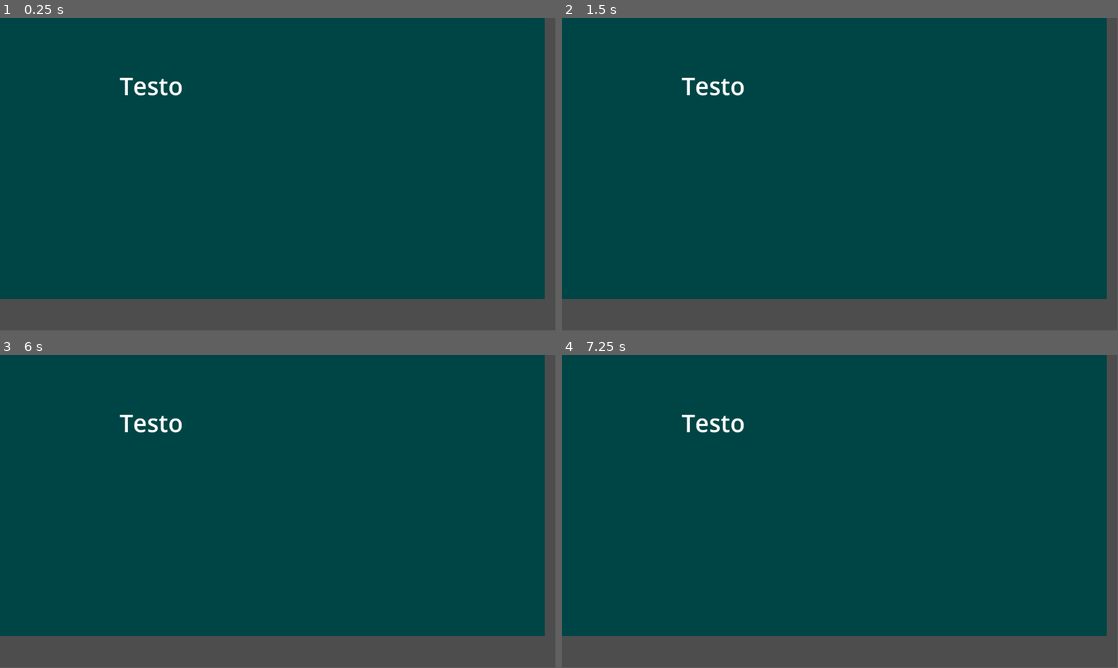
Above: before the commit, frames 1-4 (two rows, left to right).
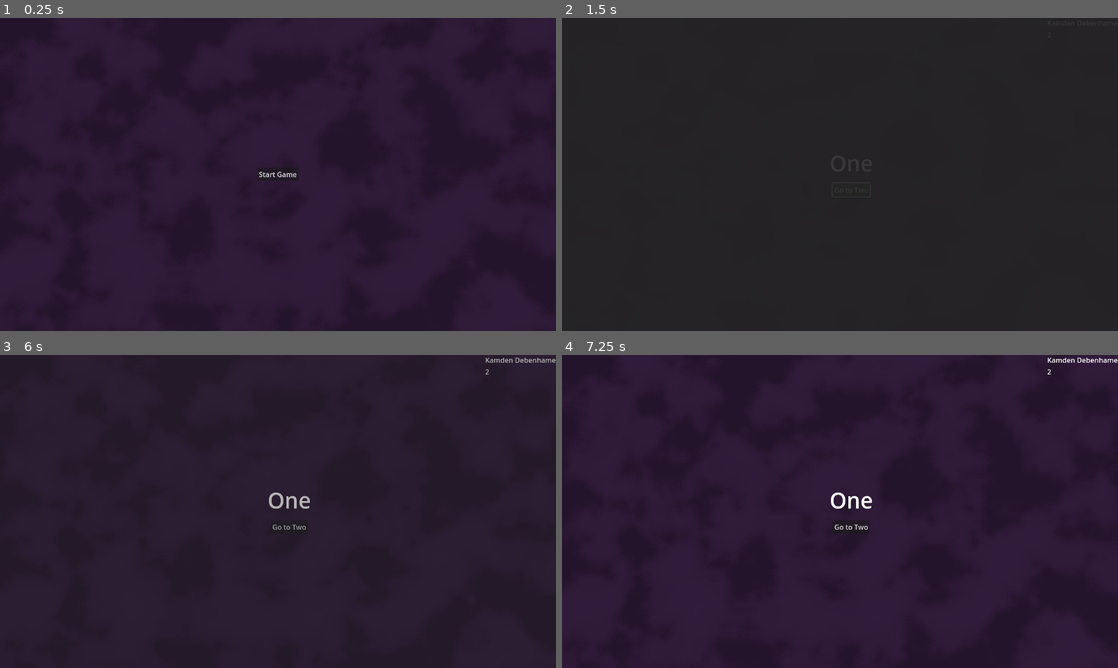
Above: after the commit, the same moments.

Repository: fiobabig/PirateJam16
Game: Godot game, scene res://app/game.tscn
Same seed, same stepped clock (60 frames per second), same inputs: the game is played once before the commit and once after it. Before the commit the project starts from res://game.tscn.
Inputs (mouse positions are in pixels of both pictures, inside the frame that each line leads up to):
- Up to frame 1 (0.25 s): no input
- Up to frame 2 (1.5 s): click (840, 174) at 0.5 s, where only the run after the commit has a clickable "Start Game"; click (851, 190) at 1.25 s, where only the run after the commit has a clickable "Go to Two"
- Up to frame 3 (6 s): click (289, 527) at 2 s, where only the run after the commit has a clickable "Go to One"; click (289, 527) at 2.75 s, where only the run after the commit has a clickable "Go to Two"; click (289, 527) at 3.5 s, where only the run after the commit has a clickable "Go to One"; click (289, 527) at 4.25 s, where only the run after the commit has a clickable "Go to Two"; click (289, 527) at 5 s, where only the run after the commit has a clickable "Go to One"; tap Enter at 5.75 s; tap F at 5.85 s
- Up to frame 4 (7.25 s): tap Space at 6.5 s; tap F at 6.6 s
In our replay, the window is 799x449 before the commit and 800x450 after it. These sizes can differ from the game's own. Grey fills any space a smaller window leaves; there, only what the larger window draws over its background counts as a difference.

The runs differ from the first frame. In frame 1, 100% of the frame differs, in the area x 0-100%, y 0-100%; in frame 2, 100%; in frame 3, 100%; in frame 4, 100%.

Commit message:
Initial basic structure

Diff:
--- /dev/null
+++ b/app/game.gd
@@ -0,0 +1 @@
+extends Node2D
--- /dev/null
+++ b/app/game.tscn
@@ -0,0 +1,35 @@
+[gd_scene load_steps=6 format=3 uid="uid://fsrbi8ynj3jj"]
+
+[ext_resource type="Script" path="res://app/game.gd" id="1_kxao5"]
+[ext_resource type="PackedScene" uid="uid://ctcsydwnhb4ii" path="res://events/event_frame.tscn" id="2_d4hr3"]
+[ext_resource type="Texture2D" uid="uid://cfw1uuxxcitax" path="res://assets/bg.png" id="3_n1a3n"]
+[ext_resource type="PackedScene" uid="uid://d36o7vkm36qq" path="res://bearer/display/bearer_display.tscn" id="3_n5eym"]
+[ext_resource type="PackedScene" uid="uid://dpceg7ay1xdu6" path="res://main_menu/main_menu.tscn" id="4_a2yak"]
+
+[node name="Game" type="Node2D"]
+script = ExtResource("1_kxao5")
+
+[node name="CanvasLayer" type="CanvasLayer" parent="."]
+
+[node name="BG" type="TextureRect" parent="CanvasLayer"]
+anchors_preset = 15
+anchor_right = 1.0
+anchor_bottom = 1.0
+grow_horizontal = 2
+grow_vertical = 2
+texture = ExtResource("3_n1a3n")
+
+[node name="BearerDisplay" parent="CanvasLayer" instance=ExtResource("3_n5eym")]
+anchors_preset = 1
+anchor_left = 1.0
+anchor_bottom = 0.0
+offset_left = -1.0
+offset_bottom = 50.0
+grow_horizontal = 0
+grow_vertical = 1
+size_flags_horizontal = 8
+size_flags_vertical = 0
+
+[node name="EventFrame" parent="CanvasLayer" instance=ExtResource("2_d4hr3")]
+
+[node name="MainMenu" parent="CanvasLayer" instance=ExtResource("4_a2yak")]
--- /dev/null
+++ b/bearer/bearer_resource.gd
@@ -0,0 +1,5 @@
+extends Resource
+class_name BearerResource
+
+@export var name: String
+@export var hp: int
--- /dev/null
+++ b/bearer/display/bearer_display.gd
@@ -0,0 +1,13 @@
+extends MarginContainer
+
+@onready var name_label: Label = %Name
+@onready var hp_label: Label = %HP
+
+
+func _ready() -> void:
+	BearerService.changed.connect(_on_bearer_changed)
+
+
+func _on_bearer_changed(bearer: BearerResource):
+	name_label.text = bearer.name
+	hp_label.text = str(bearer.hp)
--- /dev/null
+++ b/bearer/display/bearer_display.tscn
@@ -0,0 +1,22 @@
+[gd_scene load_steps=2 format=3 uid="uid://d36o7vkm36qq"]
+
+[ext_resource type="Script" path="res://bearer/display/bearer_display.gd" id="1_n2u0n"]
+
+[node name="BearerDisplay" type="MarginContainer"]
+anchors_preset = 15
+anchor_right = 1.0
+anchor_bottom = 1.0
+grow_horizontal = 2
+grow_vertical = 2
+script = ExtResource("1_n2u0n")
+
+[node name="VBoxContainer" type="VBoxContainer" parent="."]
+layout_mode = 2
+
+[node name="Name" type="Label" parent="VBoxContainer"]
+unique_name_in_owner = true
+layout_mode = 2
+
+[node name="HP" type="Label" parent="VBoxContainer"]
+unique_name_in_owner = true
+layout_mode = 2
--- /dev/null
+++ b/bearer/service/bearer_service.gd
@@ -0,0 +1,19 @@
+extends Node
+
+signal changed(bearer: BearerResource)
+
+var current: BearerResource
+
+var first_names: Array[String] = ["Kamden", "Eadwulf", "Leigh", "Camdyn", "Huxley"]
+var last_names: Array[String] = ["Grovese", "Debenhame", "Brewere", "Goode", "Stoddarde"]
+
+
+func create():
+	var first_name = first_names[randi() % first_names.size()]
+	var last_name = last_names[randi() % last_names.size()]
+
+	current = BearerResource.new()
+	current.name = first_name + " " + last_name
+	current.hp = (randi() % 10) + 1
+
+	changed.emit(current)
--- /dev/null
+++ b/bearer/service/bearer_service.tscn
@@ -0,0 +1,6 @@
+[gd_scene load_steps=2 format=3 uid="uid://dcrdr0y23lf4u"]
+
+[ext_resource type="Script" path="res://bearer/service/bearer_service.gd" id="1_0pngv"]
+
+[node name="BearerService" type="Node"]
+script = ExtResource("1_0pngv")
--- /dev/null
+++ b/events/event_frame.gd
@@ -0,0 +1,32 @@
+extends MarginContainer
+
+@onready var content_contaner: Container = $ContentContainer
+@onready var fade: ColorRect = $Fade
+
+var _current_instance: Node
+
+
+func _ready() -> void:
+	fade.modulate.a = 0.0
+
+	EventService.event_changed.connect(_on_event_changed)
+
+
+func _on_event_changed(event: EventResource):
+	var tween = create_tween()
+	tween.tween_property(fade, "modulate:a", 1.0, 0.35)
+
+	await tween.finished
+
+	if _current_instance != null:
+		_current_instance.queue_free()
+
+	_current_instance = event.scene.instantiate()
+	content_contaner.add_child(_current_instance)
+
+	await get_tree().create_timer(0.35).timeout
+
+	tween = create_tween()
+	tween.tween_property(fade, "modulate:a", 0.0, 0.35)
+
+	await tween.finished
--- /dev/null
+++ b/events/event_frame.tscn
@@ -0,0 +1,23 @@
+[gd_scene load_steps=2 format=3 uid="uid://ctcsydwnhb4ii"]
+
+[ext_resource type="Script" path="res://events/event_frame.gd" id="1_sllxa"]
+
+[node name="EventFrame" type="MarginContainer"]
+anchors_preset = 15
+anchor_right = 1.0
+anchor_bottom = 1.0
+grow_horizontal = 2
+grow_vertical = 2
+script = ExtResource("1_sllxa")
+
+[node name="ContentContainer" type="GridContainer" parent="."]
+layout_mode = 2
+size_flags_horizontal = 3
+size_flags_vertical = 3
+
+[node name="Fade" type="ColorRect" parent="."]
+layout_mode = 2
+size_flags_horizontal = 3
+size_flags_vertical = 3
+mouse_filter = 2
+color = Color(0.140447, 0.140447, 0.140447, 1)
--- /dev/null
+++ b/events/event_resource.gd
@@ -0,0 +1,5 @@
+extends Resource
+class_name EventResource
+
+@export var name: String
+@export var scene: PackedScene
--- /dev/null
+++ b/events/instances/test_event_one/test_event_one.gd
@@ -0,0 +1,5 @@
+extends Node2D
+
+
+func _on_button_pressed() -> void:
+	EventService.go("test_event_two")
--- /dev/null
+++ b/events/instances/test_event_one/test_event_one.tres
@@ -0,0 +1,9 @@
+[gd_resource type="Resource" script_class="EventResource" load_steps=3 format=3 uid="uid://bnht8bqfmtwph"]
+
+[ext_resource type="PackedScene" uid="uid://bjvespjfv7j5p" path="res://events/instances/test_event_one/test_event_one.tscn" id="1_gsufi"]
+[ext_resource type="Script" path="res://events/event_resource.gd" id="1_y07ko"]
+
+[resource]
+script = ExtResource("1_y07ko")
+name = "test_event_one"
+scene = ExtResource("1_gsufi")
--- /dev/null
+++ b/events/instances/test_event_one/test_event_one.tscn
@@ -0,0 +1,25 @@
+[gd_scene load_steps=2 format=3 uid="uid://bjvespjfv7j5p"]
+
+[ext_resource type="Script" path="res://events/instances/test_event_one/test_event_one.gd" id="1_mmme5"]
+
+[node name="TestEventOne" type="Node2D"]
+script = ExtResource("1_mmme5")
+
+[node name="Label" type="Label" parent="."]
+offset_left = 616.0
+offset_top = 299.0
+offset_right = 656.0
+offset_bottom = 322.0
+theme_override_font_sizes/font_size = 50
+text = "One"
+
+[node name="Button" type="Button" parent="Label"]
+layout_mode = 0
+offset_left = 7.0
+offset_top = 81.0
+offset_right = 93.0
+offset_bottom = 112.0
+text = "Go to Two
+"
+
+[connection signal="pressed" from="Label/Button" to="." method="_on_button_pressed"]
--- /dev/null
+++ b/events/instances/test_event_two/test_event_two.gd
@@ -0,0 +1,5 @@
+extends Node2D
+
+
+func _on_button_pressed() -> void:
+	EventService.go("test_event_one")
--- /dev/null
+++ b/events/instances/test_event_two/test_event_two.tres
@@ -0,0 +1,9 @@
+[gd_resource type="Resource" script_class="EventResource" load_steps=3 format=3 uid="uid://brr7jiuq40lgk"]
+
+[ext_resource type="PackedScene" uid="uid://c8v5ysixk57ii" path="res://events/instances/test_event_two/test_event_two.tscn" id="1_aoecg"]
+[ext_resource type="Script" path="res://events/event_resource.gd" id="2_l7cxm"]
+
+[resource]
+script = ExtResource("2_l7cxm")
+name = "test_event_two"
+scene = ExtResource("1_aoecg")
--- /dev/null
+++ b/events/instances/test_event_two/test_event_two.tscn
@@ -0,0 +1,25 @@
+[gd_scene load_steps=2 format=3 uid="uid://c8v5ysixk57ii"]
+
+[ext_resource type="Script" path="res://events/instances/test_event_two/test_event_two.gd" id="1_hmia0"]
+
+[node name="TestEventTwo" type="Node2D"]
+script = ExtResource("1_hmia0")
+
+[node name="Label" type="Label" parent="."]
+offset_left = 616.0
+offset_top = 299.0
+offset_right = 656.0
+offset_bottom = 322.0
+theme_override_font_sizes/font_size = 50
+text = "Two"
+
+[node name="Button" type="Button" parent="Label"]
+layout_mode = 0
+offset_left = 7.0
+offset_top = 81.0
+offset_right = 93.0
+offset_bottom = 112.0
+text = "Go to One
+"
+
+[connection signal="pressed" from="Label/Button" to="." method="_on_button_pressed"]
--- /dev/null
+++ b/events/service/event_service.gd
@@ -0,0 +1,19 @@
+extends Node
+
+signal event_changed(event: EventResource)
+
+@export var events: Array[EventResource]
+
+
+func go(event_name: String):
+	var event = _find_event(event_name)
+
+	event_changed.emit(event)
+
+
+func _find_event(event_name: String):
+	for e in events:
+		if e.name == event_name:
+			return e
+
+	push_error("Couldn't find event {event_name}")
--- /dev/null
+++ b/events/service/event_service.tscn
@@ -0,0 +1,10 @@
+[gd_scene load_steps=5 format=3 uid="uid://dfe552kmae33y"]
+
+[ext_resource type="Script" path="res://events/service/event_service.gd" id="1_ima1m"]
+[ext_resource type="Script" path="res://events/event_resource.gd" id="2_io4k1"]
+[ext_resource type="Resource" uid="uid://bnht8bqfmtwph" path="res://events/instances/test_event_one/test_event_one.tres" id="3_ys22w"]
+[ext_resource type="Resource" uid="uid://brr7jiuq40lgk" path="res://events/instances/test_event_two/test_event_two.tres" id="4_ok1wv"]
+
+[node name="EventService" type="Node"]
+script = ExtResource("1_ima1m")
+events = Array[ExtResource("2_io4k1")]([ExtResource("3_ys22w"), ExtResource("4_ok1wv")])
--- a/game.tscn
+++ /dev/null
@@ -1,16 +0,0 @@
-[gd_scene format=3 uid="uid://fsrbi8ynj3jj"]
-
-[node name="Game" type="Node2D"]
-
-[node name="ColorRect" type="ColorRect" parent="."]
-offset_right = 1130.0
-offset_bottom = 583.0
-color = Color(3.24883e-07, 0.272122, 0.272278, 1)
-
-[node name="Label" type="Label" parent="."]
-offset_left = 248.0
-offset_top = 106.0
-offset_right = 525.0
-offset_bottom = 203.0
-theme_override_font_sizes/font_size = 50
-text = "Testo"
--- /dev/null
+++ b/main_menu/main_menu.gd
@@ -0,0 +1,8 @@
+extends Control
+
+
+func _on_start_pressed() -> void:
+	visible = false
+
+	BearerService.create()
+	EventService.go("test_event_one")
--- /dev/null
+++ b/main_menu/main_menu.tscn
@@ -0,0 +1,19 @@
+[gd_scene load_steps=2 format=3 uid="uid://dpceg7ay1xdu6"]
+
+[ext_resource type="Script" path="res://main_menu/main_menu.gd" id="1_dwqya"]
+
+[node name="MainMenu" type="MarginContainer"]
+anchors_preset = 15
+anchor_right = 1.0
+anchor_bottom = 1.0
+grow_horizontal = 2
+grow_vertical = 2
+script = ExtResource("1_dwqya")
+
+[node name="Button" type="Button" parent="."]
+layout_mode = 2
+size_flags_horizontal = 4
+size_flags_vertical = 4
+text = "Start Game"
+
+[connection signal="pressed" from="Button" to="." method="_on_start_pressed"]
--- a/project.godot
+++ b/project.godot
@@ -11,9 +11,20 @@
 [application]
 
 config/name="PirateJam16"
-run/main_scene="res://game.tscn"
+run/main_scene="res://app/game.tscn"
 config/features=PackedStringArray("4.3", "Forward Plus")
 config/icon="res://icon.svg"
+
+[autoload]
+
+EventService="*res://events/service/event_service.tscn"
+BearerService="*res://bearer/service/bearer_service.tscn"
+
+[display]
+
+window/size/viewport_width=1280
+window/size/viewport_height=720
+window/size/resizable=false
 
 [dotnet]
 
Binary file added: assets/bg.png
Not shown, added: assets/bg.png.import
Not shown, added: assets/bg.pdn
